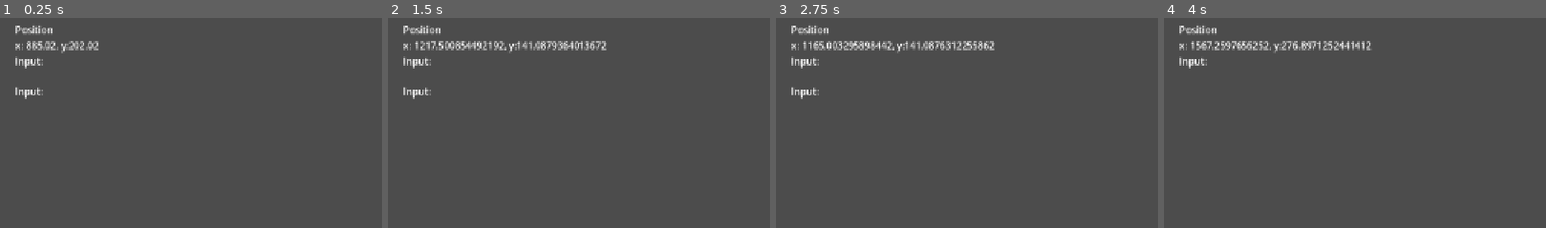
Above: before the commit, frames 1-4 (left to right).
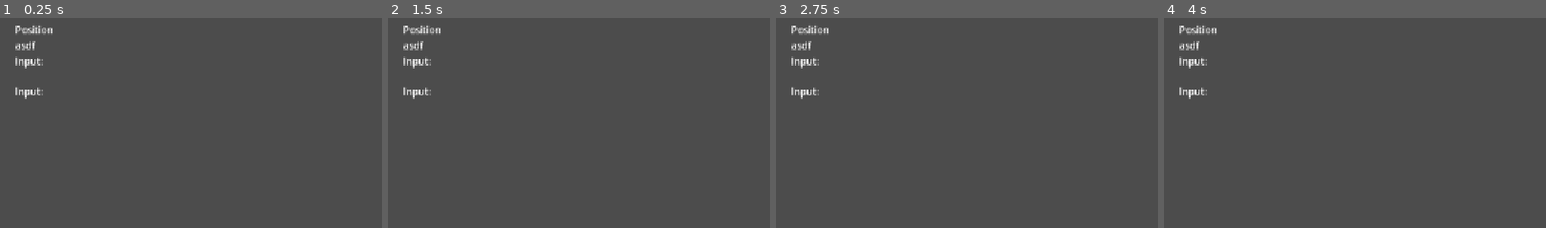
Above: after the commit, the same moments.

Repository: OliPohl/puls-game-jam
Game: Godot game, scene res://scenes/_debug/Robert/_gamescene.tscn
Same seed, same stepped clock (60 frames per second), same inputs: the game is played once before the commit and once after it.
Inputs (mouse positions are % of the whole screen's width and height, from its top left):
- Up to frame 1 (0.25 s): no input
- Up to frame 2 (1.5 s): tap Enter at 0.5 s; move the mouse to (72, 44) at 0.52 s; hold D (right) from 0.53 s (still down); tap Space (jump) at 0.77 s; move the mouse to (30, 54) at 1.27 s
- Up to frame 3 (2.75 s): tap Space (jump) at 1.52 s; move the mouse to (60, 26) at 2.02 s; release D (right) at 2.03 s; hold A (left) from 2.03 s (still down)
- Up to frame 4 (4 s): move the mouse to (45, 69) at 2.77 s; release A (left) at 2.78 s; hold D (right) from 2.78 s (still down); tap Space (jump) at 3.02, 3.77 s; move the mouse to (80, 64) at 3.52 s
The pictures show only the part of the screen within x 0-50%, y 0-50%; the shares and areas given below are measured in that part.

The runs differ from the first frame. In frame 1, 0.6% of the frame differs, in the area x 4-26%, y 10-17%; in frame 2, 1.5%; in frame 3, 1.6%, in the area x 4-58%, y 10-17%; in frame 4, 1.5%.

Commit message:
scene_manager

Diff:
--- a/project.godot
+++ b/project.godot
@@ -18,6 +18,10 @@
 [audio]
 
 buses/default_bus_layout="res://resources/audio/default_bus_layout.tres"
+
+[autoload]
+
+Scene_Manager="*res://scenes/managers/scene_manager.tscn"
 
 [display]
 
--- a/scenes/_player/player_node.gd
+++ b/scenes/_player/player_node.gd
@@ -4,9 +4,6 @@
 @onready var _player_coyote_timer:  Timer  =$Coyote_Timer
 @onready var _jump_buffered_timer : Timer  =$Jump_buffered_Timer
 
-#### DEBUG OBJECTS
-@export var _position_label : Label
-@export var _input_label : Label
 ### Global Variables, can be changed by Object Manager
 var player_speed : float = 350
 var player_gravity : float  = 33
@@ -46,7 +43,7 @@
 ### Main Process
 func _physics_process(_delta: float) -> void:
     if player_died:
-        return
+        died()
     _handle_gravity()
     if !player_enabled:
         return
@@ -54,8 +51,6 @@
     _was_on_floor = is_on_floor()
     move_and_slide()
     _handle_coyote_time()
-    _position_label.text = _pos_string % [position.x, position.y]
-
 
 func _handle_gravity()-> void:
     if !is_on_floor() and !_can_still_jump:
@@ -80,7 +75,6 @@
 func _handle_coyote_time() -> void:
     if _was_on_floor and  !is_on_floor() and velocity.y >= 0:
         _can_still_jump = true
-        _input_label.text = "CAN STILL JUMP"
         _player_coyote_timer.start()
     ## Touched ground
     if !_was_on_floor and is_on_floor():
@@ -91,7 +85,6 @@
 ### function for timertimeout on coyote time
 func _on_coyote_timer_timeout() -> void:
     _can_still_jump = false
-    _input_label.text = ""
 ### function for timertimeout on buffered jump
 func _on_jumped_buffered_timer_timeout()-> void:
     _jump_buffered = false
@@ -103,5 +96,7 @@
 
 func on_death()-> void:
     player_died = true
+func died() -> void :
     # Animation
     # respawn
+    player_enabled  =false
--- /dev/null
+++ b/scenes/levels/level_01.tscn
@@ -0,0 +1,126 @@
+[gd_scene load_steps=6 format=3 uid="uid://b7tbm1kji2ov5"]
+
+[ext_resource type="PackedScene" uid="uid://d35gq840pcm2l" path="res://scenes/_player/player_node.tscn" id="1_m802k"]
+
+[sub_resource type="RectangleShape2D" id="RectangleShape2D_gmedv"]
+size = Vector2(3197, 50)
+
+[sub_resource type="Gradient" id="Gradient_w7cvy"]
+colors = PackedColorArray(0, 0, 0, 1, 0.294167, 5.79013e-05, 0.294164, 1)
+
+[sub_resource type="GradientTexture2D" id="GradientTexture2D_djlcl"]
+gradient = SubResource("Gradient_w7cvy")
+
+[sub_resource type="RectangleShape2D" id="RectangleShape2D_n7fpr"]
+size = Vector2(311, 40.5)
+
+[node name="Game_Node" type="Node2D"]
+
+[node name="Player_Node" parent="." node_paths=PackedStringArray("_position_label", "_input_label") instance=ExtResource("1_m802k")]
+position = Vector2(885, 202)
+_position_label = NodePath("../CanvasLayer/Control/MarginContainer/VBoxContainer/position_label")
+_input_label = NodePath("../CanvasLayer/Control/MarginContainer/VBoxContainer/input_label")
+
+[node name="Camera2D" type="Camera2D" parent="Player_Node"]
+position = Vector2(-3, 7)
+offset = Vector2(0, -127.395)
+position_smoothing_enabled = true
+position_smoothing_speed = 12.0
+drag_horizontal_enabled = true
+
+[node name="Ground_Plattform" type="Node2D" parent="."]
+position = Vector2(671, 421)
+
+[node name="StaticBody2D" type="StaticBody2D" parent="Ground_Plattform"]
+position = Vector2(496, 15)
+
+[node name="CollisionShape2D" type="CollisionShape2D" parent="Ground_Plattform/StaticBody2D"]
+position = Vector2(-494.5, -15)
+shape = SubResource("RectangleShape2D_gmedv")
+
+[node name="Sprite2D" type="Sprite2D" parent="Ground_Plattform"]
+scale = Vector2(50, 1)
+texture = SubResource("GradientTexture2D_djlcl")
+
+[node name="Plattform_A" type="Node2D" parent="."]
+position = Vector2(892, 286)
+
+[node name="StaticBody2D" type="StaticBody2D" parent="Plattform_A"]
+position = Vector2(496, 15)
+
+[node name="CollisionShape2D" type="CollisionShape2D" parent="Plattform_A/StaticBody2D"]
+position = Vector2(-495.5, -20.5)
+shape = SubResource("RectangleShape2D_n7fpr")
+
+[node name="Sprite2D" type="Sprite2D" parent="Plattform_A"]
+scale = Vector2(5, 1)
+texture = SubResource("GradientTexture2D_djlcl")
+
+[node name="Plattform_A2" type="Node2D" parent="."]
+position = Vector2(1319, 216)
+
+[node name="StaticBody2D" type="StaticBody2D" parent="Plattform_A2"]
+position = Vector2(496, 15)
+
+[node name="CollisionShape2D" type="CollisionShape2D" parent="Plattform_A2/StaticBody2D"]
+position = Vector2(-495.5, -17.25)
+shape = SubResource("RectangleShape2D_n7fpr")
+
+[node name="Sprite2D" type="Sprite2D" parent="Plattform_A2"]
+scale = Vector2(5, 1)
+texture = SubResource("GradientTexture2D_djlcl")
+
+[node name="Plattform_A3" type="Node2D" parent="."]
+position = Vector2(479, 198)
+
+[node name="StaticBody2D" type="StaticBody2D" parent="Plattform_A3"]
+position = Vector2(496, 15)
+
+[node name="CollisionShape2D" type="CollisionShape2D" parent="Plattform_A3/StaticBody2D"]
+position = Vector2(-495.5, -15)
+shape = SubResource("RectangleShape2D_n7fpr")
+
+[node name="Sprite2D" type="Sprite2D" parent="Plattform_A3"]
+scale = Vector2(5, 1)
+texture = SubResource("GradientTexture2D_djlcl")
+
+[node name="CanvasLayer" type="CanvasLayer" parent="."]
+
+[node name="Control" type="Control" parent="CanvasLayer"]
+layout_mode = 3
+anchors_preset = 15
+anchor_right = 1.0
+anchor_bottom = 1.0
+grow_horizontal = 2
+grow_vertical = 2
+mouse_filter = 2
+
+[node name="MarginContainer" type="MarginContainer" parent="CanvasLayer/Control"]
+layout_mode = 0
+offset_right = 40.0
+offset_bottom = 40.0
+theme_override_constants/margin_left = 25
+theme_override_constants/margin_top = 25
+theme_override_constants/margin_right = 25
+theme_override_constants/margin_bottom = 25
+
+[node name="VBoxContainer" type="VBoxContainer" parent="CanvasLayer/Control/MarginContainer"]
+layout_mode = 2
+
+[node name="Label" type="Label" parent="CanvasLayer/Control/MarginContainer/VBoxContainer"]
+layout_mode = 2
+text = "Position"
+
+[node name="position_label" type="Label" parent="CanvasLayer/Control/MarginContainer/VBoxContainer"]
+layout_mode = 2
+text = "asdf"
+
+[node name="Label3" type="Label" parent="CanvasLayer/Control/MarginContainer/VBoxContainer"]
+layout_mode = 2
+text = "Input:
+"
+
+[node name="input_label" type="Label" parent="CanvasLayer/Control/MarginContainer/VBoxContainer"]
+layout_mode = 2
+text = "Input:
+"
--- /dev/null
+++ b/scenes/levels/level_selection.tscn
@@ -0,0 +1,3 @@
+[gd_scene format=3 uid="uid://fb2g7h1t7r8k"]
+
+[node name="Level_Selection" type="Node2D"]
--- /dev/null
+++ b/scenes/managers/scene_manager.gd
@@ -0,0 +1,24 @@
+extends Node
+
+const GAME_LEVEL_SELECTION : String ="res://scenes/levels/level_selection.tscn"
+const GAME_LEVEL_01 : String = "res://scenes/levels/level_01.tscn"
+
+var _game_level_list : Array[String]
+var _current_scene : Node2D
+
+func _ready() -> void:
+    _game_level_list.append(GAME_LEVEL_SELECTION)
+    _game_level_list.append(GAME_LEVEL_01)
+    ### PRELOAD SCENES
+    for x in _game_level_list:
+        ResourceLoader.load_threaded_request(x,"PackedScene",true)
+
+func on_load_scene(_value :int) -> void:
+    ## Remove scene to backgroun
+    get_tree().root.remove_child(_current_scene)
+    ##set Loaded Resource to PackedScene
+    var _scene = ResourceLoader.load_threaded_get(_game_level_list[_value])
+    ## Instantiate Scene
+    _current_scene = _scene.instantiate()
+    ## add to root
+    get_tree().root.add_child(_current_scene)
--- a/scenes/managers/scene_manager.tscn
+++ b/scenes/managers/scene_manager.tscn
@@ -1,3 +1,6 @@
-[gd_scene format=3 uid="uid://dxqf5q0j7n03g"]
+[gd_scene load_steps=2 format=3 uid="uid://dxqf5q0j7n03g"]
+
+[ext_resource type="Script" uid="uid://wwld7vsg6pgp" path="res://scenes/managers/scene_manager.gd" id="1_i8qdd"]
 
 [node name="Scene_Manager" type="Node"]
+script = ExtResource("1_i8qdd")
Not shown, added: scenes/managers/scene_manager.gd.uid
